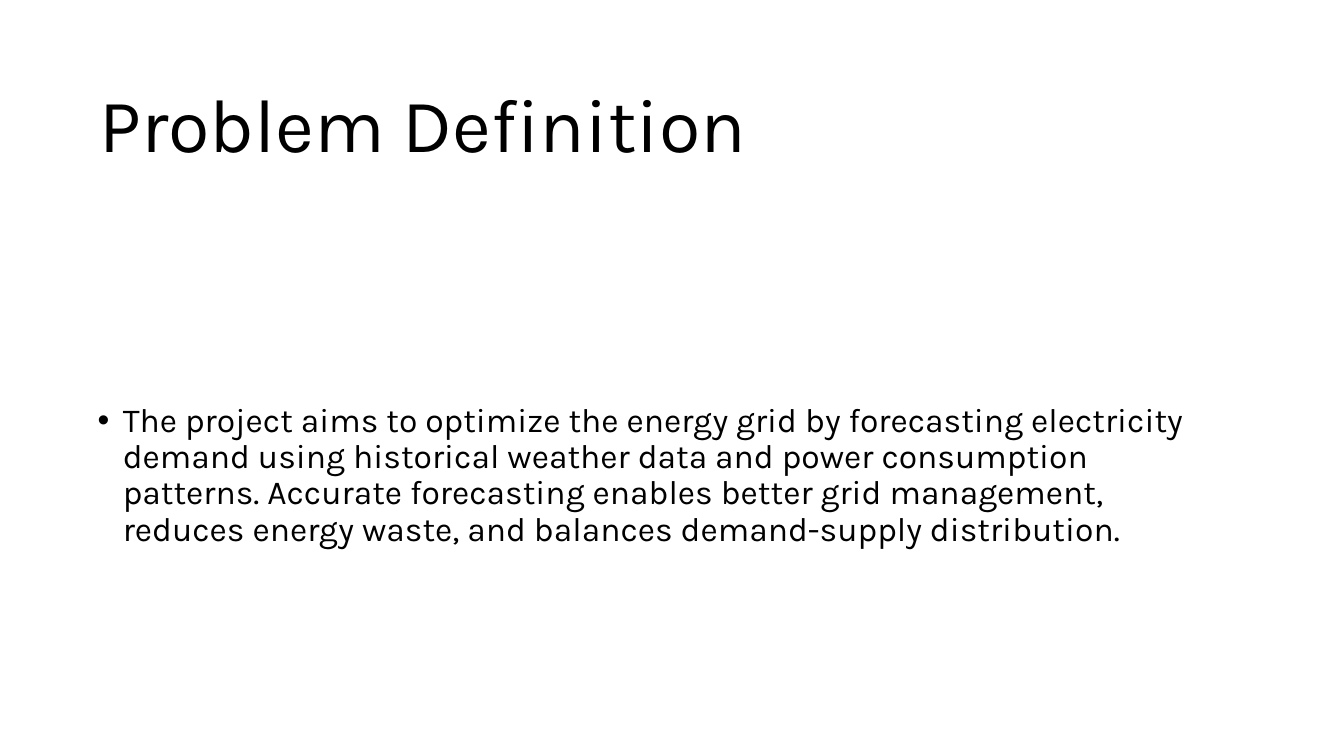
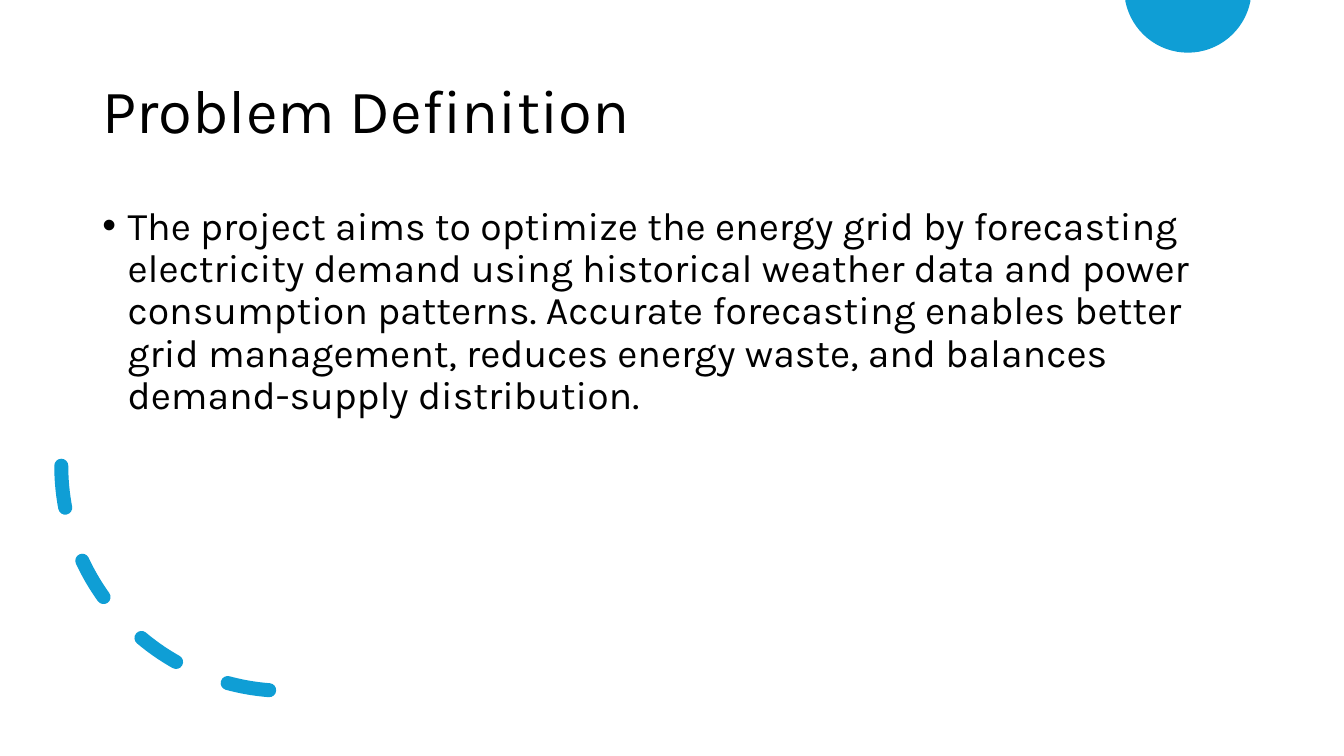
Before and after one commit to cksinghnet/Weather-Based-Grid-Optimization, a slide deck: slide 2 of DataEnggFinalProjectPPT.pptx (slide 3 before the commit). Drawn at 1344x756 pixels with LibreOffice and Linux fonts; fonts in the diff are those of the drawing. Boxes give left, top, right and bottom in pixels: in the first picture for what was removed or moved away, otherwise in the second. Text is boxed around its words. In the diff, an @@ line names an element or a change of style, - is before the commit and + after.

```diff
--- a/DataEnggFinalProjectPPT.pptx
+++ b/DataEnggFinalProjectPPT.pptx
@@ freeform shape added at [1125,0,1250,52], fill #0F9ED5 @@
@@ title "Problem Definition" at [102,90,629,134]: size 54 to 44 pt; vertical alignment bottom to middle @@
@@ text "The project aims to optimize ...": place and size @@
-text "The project aims to optimize ..." at [123,409,1183,550]
+text "The project aims to optimize ..." at [128,213,1189,419]
@@ text "The project aims to optimize ..." at [128,213,1189,419]: size 24 to 28 pt; vertical alignment middle to top @@
@@ arc (boxed as its full ellipse) added at [62,241,512,692], outline #0F9ED5 10 pt dashed @@
```
Also in this commit, not shown: 6 other slides changed, 5 slides added, 12 slides removed.
